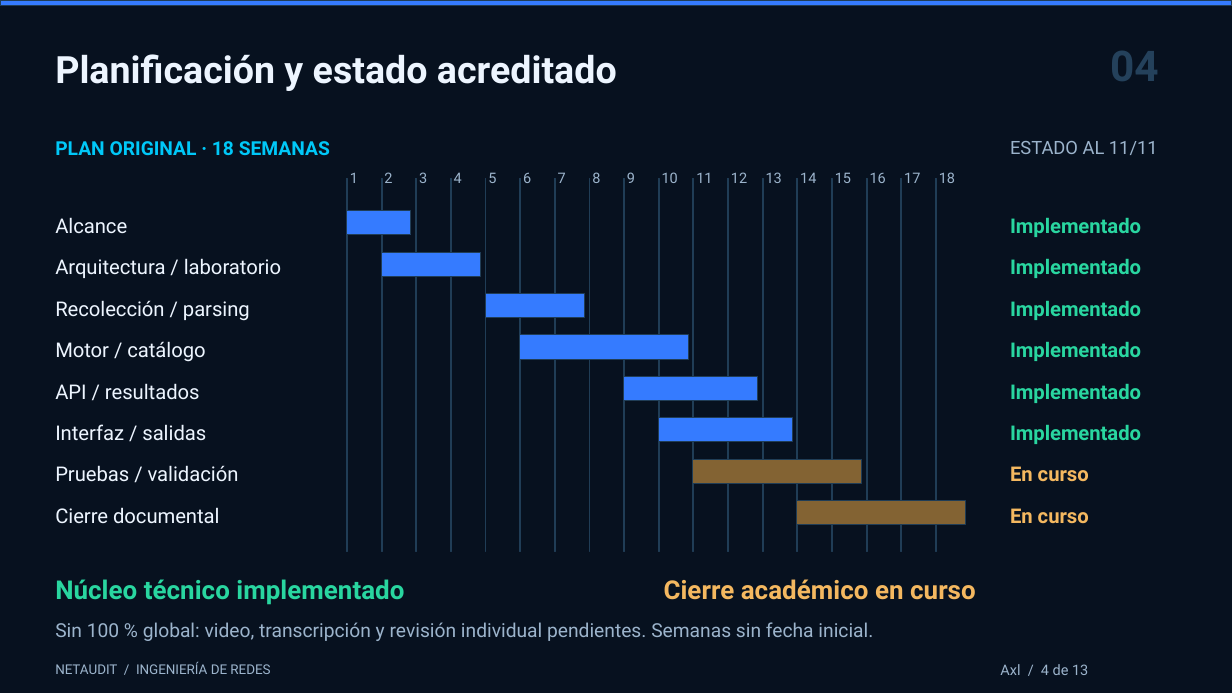
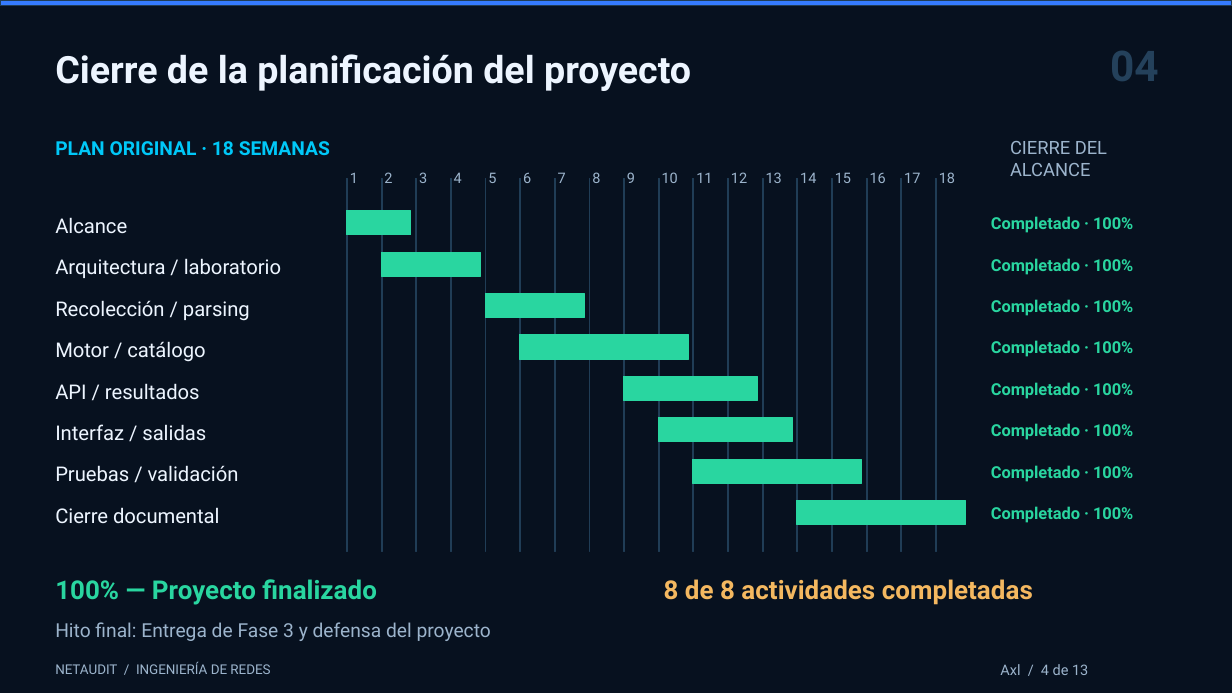
Before and after one commit to thomasdbs21/grupo-1, a slide deck: slide 4 of Entregables-APT/Fase-3/Presentacion/NetAudit_Defensa_Final_Comision_2026.pptx. Drawn at 1232x693 pixels with LibreOffice and Linux fonts; fonts in the diff are those of the drawing. Boxes give left, top, right and bottom in pixels: in the first picture for what was removed or moved away, otherwise in the second. Text is boxed around its words. In the diff, an @@ line names an element or a change of style, - is before the commit and + after.

Commit message:
docs: preparar Gantt de cierre para entrega conjunta

```diff
--- a/Entregables-APT/Fase-3/Presentacion/NetAudit_Defensa_Final_Comision_2026.pptx
+++ b/Entregables-APT/Fase-3/Presentacion/NetAudit_Defensa_Final_Comision_2026.pptx
@@ text at (x1=55, y1=54, x2=691, y2=91): text changed @@
-Planificación y estado acreditado
+Cierre de la planificación del proyecto
@@ text at (x1=1010, y1=141, x2=1107, y2=176): text changed @@
-ESTADO AL 11/11
+CIERRE DEL ALCANCE
@@ text at (x1=991, y1=216, x2=1133, y2=233): text changed; size 15.8 to 12.8 pt @@
-Implementado
+Completado · 100%
@@ text at (x1=991, y1=258, x2=1133, y2=275): text changed; size 15.8 to 12.8 pt @@
-Implementado
+Completado · 100%
@@ text at (x1=991, y1=299, x2=1133, y2=316): text changed; size 15.8 to 12.8 pt @@
-Implementado
+Completado · 100%
@@ text at (x1=991, y1=340, x2=1133, y2=357): text changed; size 15.8 to 12.8 pt @@
-Implementado
+Completado · 100%
@@ text at (x1=991, y1=382, x2=1133, y2=399): text changed; size 15.8 to 12.8 pt @@
-Implementado
+Completado · 100%
@@ fill #357BFF to #29D6A0; outline #203D56 0.75 pt to #29D6A0 0.75 pt in 6 elements at (x1=347, y1=211, x2=411, y2=235), (x1=381, y1=252, x2=480, y2=276), (x1=485, y1=294, x2=584, y2=318), (x1=519, y1=335, x2=688, y2=359), (x1=624, y1=376, x2=758, y2=400), (x1=658, y1=418, x2=792, y2=442) @@
@@ text at (x1=991, y1=423, x2=1133, y2=440): text changed; size 15.8 to 12.8 pt @@
-Implementado
+Completado · 100%
@@ rectangle at (x1=693, y1=459, x2=861, y2=483): fill #836333 to #29D6A0; outline #203D56 0.75 pt to #29D6A0 0.75 pt @@
@@ text at (x1=991, y1=465, x2=1133, y2=482): text changed; size 15.8 to 12.8 pt; text colour #F4B860 to #29D6A0 @@
-En curso
+Completado · 100%
@@ rectangle at (x1=797, y1=501, x2=965, y2=525): fill #836333 to #29D6A0; outline #203D56 0.75 pt to #29D6A0 0.75 pt @@
@@ text at (x1=991, y1=506, x2=1133, y2=523): text changed; size 15.8 to 12.8 pt; text colour #F4B860 to #29D6A0 @@
-En curso
+Completado · 100%
@@ text at (x1=55, y1=579, x2=377, y2=605): text changed @@
-Núcleo técnico implementado
+100% — Proyecto finalizado
@@ text at (x1=664, y1=579, x2=1033, y2=605): text changed @@
-Cierre académico en curso
+8 de 8 actividades completadas
@@ text at (x1=55, y1=622, x2=491, y2=641): text changed @@
-Sin 100 % global: video, transcripción y revisión individual pendientes. Semanas sin fecha inicial.
+Hito final: Entrega de Fase 3 y defensa del proyecto
```
Also in this commit, not shown: 1 other file.
